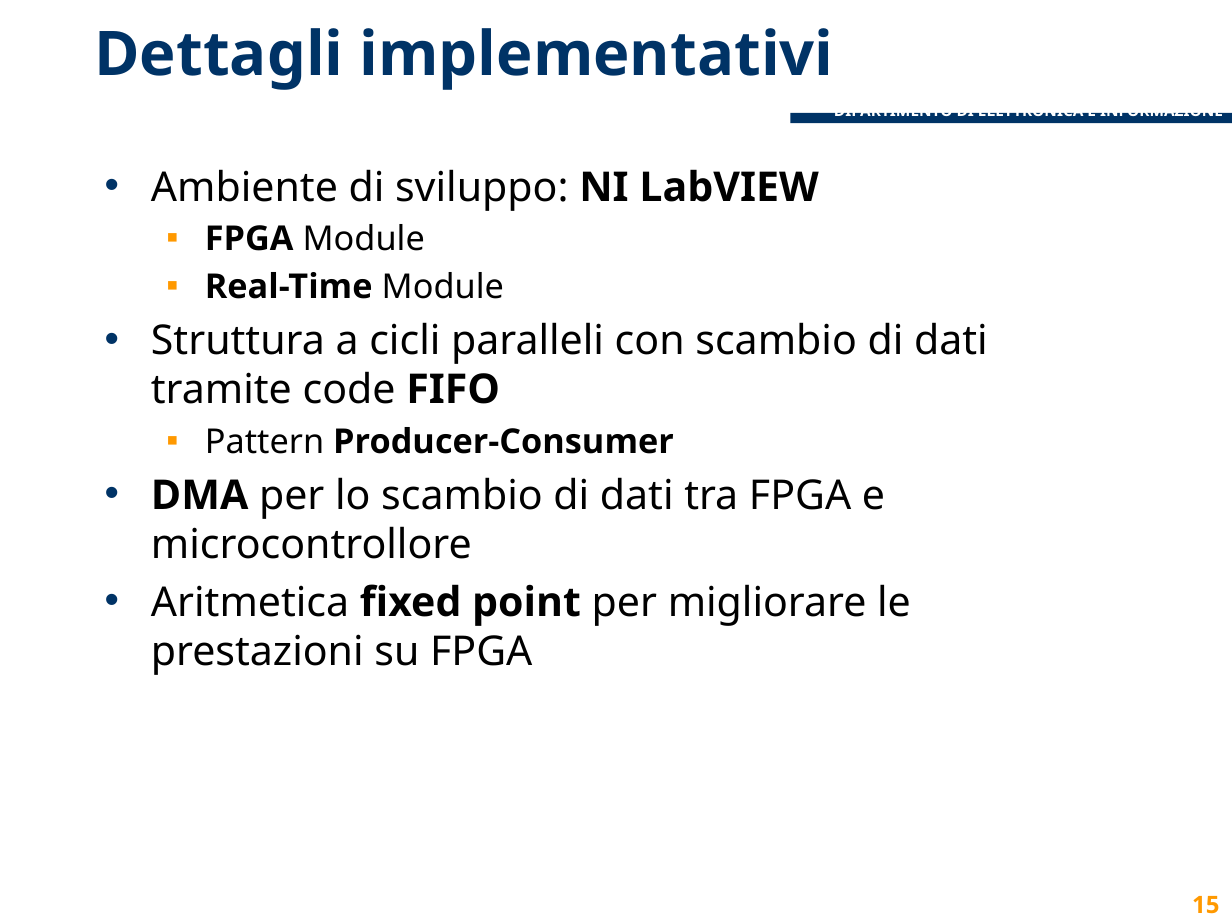
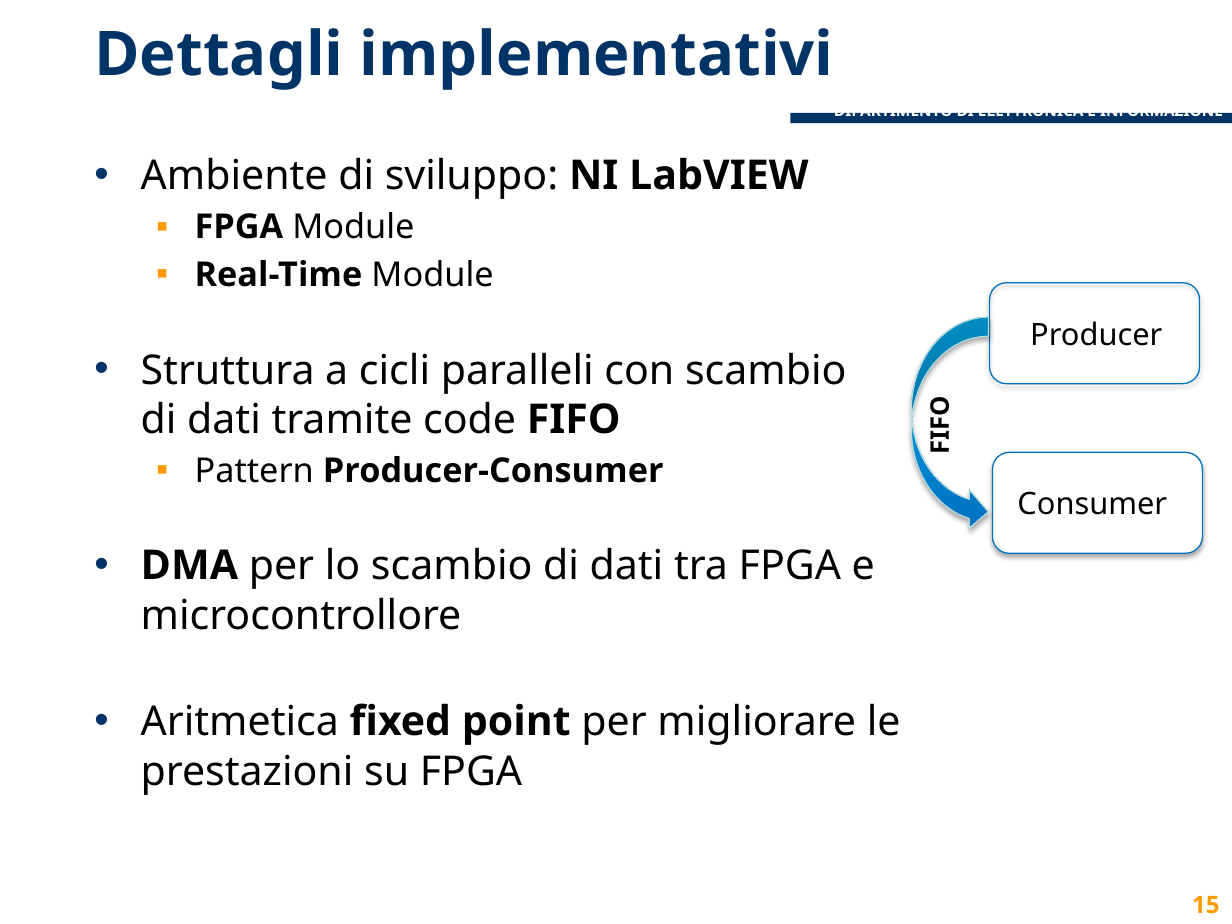
Before and after one commit to lcavagnispolimi/thesis_latex, a slide deck: slide 15 of presentazione_discussione.pptx. Drawn at 1232x924 pixels with LibreOffice and Linux fonts; fonts in the diff are those of the drawing; background and template pictures are left out. Boxes give left, top, right and bottom in pixels: in the first picture for what was removed or moved away, otherwise in the second. Text is boxed around its words. In the diff, an @@ line names an element or a change of style, - is before the commit and + after.

```diff
--- a/presentazione_discussione.pptx
+++ b/presentazione_discussione.pptx
@@ text "Ambiente di sviluppo: NI LabVIEW" rewrapped from (151, 169, 988, 675) to (141, 157, 901, 795) @@
@@ rounded rectangle added at (989, 283, 1199, 384), outline #0070C0 0.75 pt @@
@@ curved right arrow added at (912, 317, 989, 531), fill gradient #0070C0 to #00B0F0, outline #B6DCDF 0.75 pt @@
@@ text added at (1030, 321, 1162, 346), 18 pt, text #000000 @@
+Producer
@@ text added at (921, 401, 956, 454), 15 pt, text #000000, bold @@
+FIFO
@@ rounded rectangle added at (993, 452, 1202, 553), fill #FFFFFF, outline #0070C0 0.75 pt @@
@@ text added at (1017, 491, 1167, 515), 18 pt, text #000000 @@
+Consumer
```
Also in this commit, not shown: 19 other slides changed.
